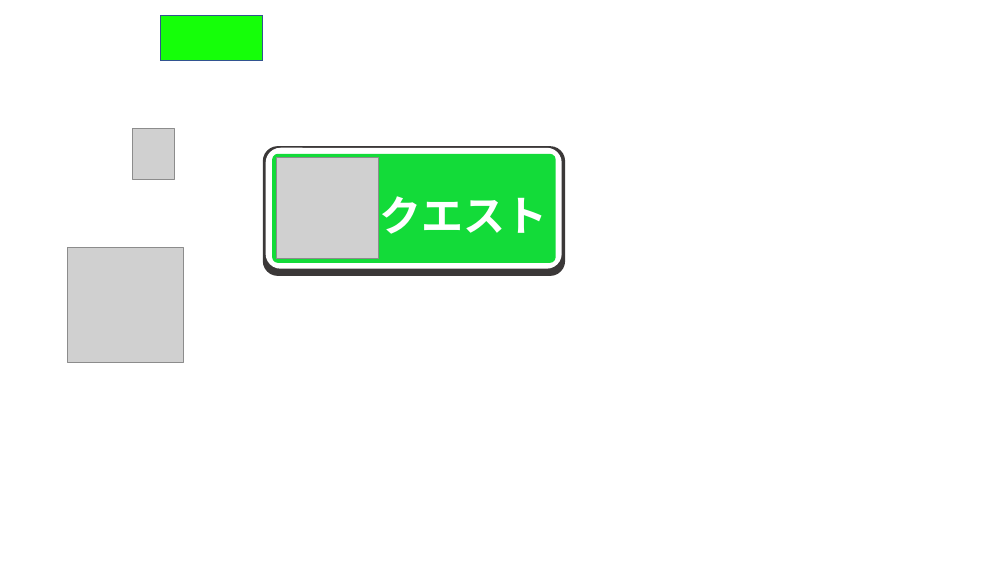
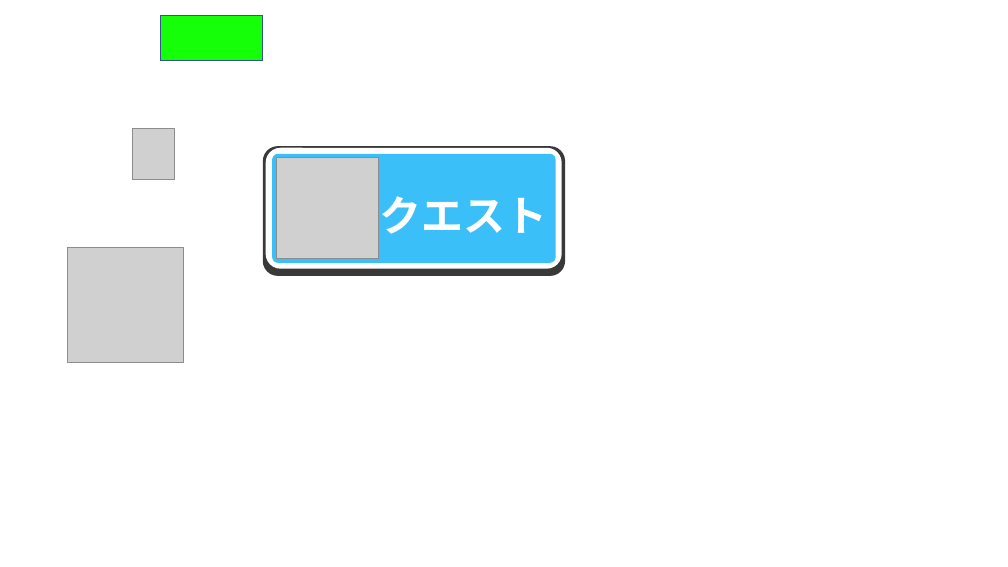
Before and after one commit to ezaki-lab/2022-turitube, a slide deck: slide 15 of button_design.pptx. Drawn at 1008x567 pixels with LibreOffice and Linux fonts; fonts in the diff are those of the drawing; grey boxes stand for pictures. Boxes give left, top, right and bottom in pixels: in the first picture for what was removed or moved away, otherwise in the second. Text is boxed around its words. In the diff, an @@ line names an element or a change of style, - is before the commit and + after.

```diff
--- a/button_design.pptx
+++ b/button_design.pptx
@@ rounded rectangle at (272,154,556,262): fill #13DB39 to #3ABFF9 @@
```
Also in this commit, not shown: 1 other slide changed, 39 other files.
